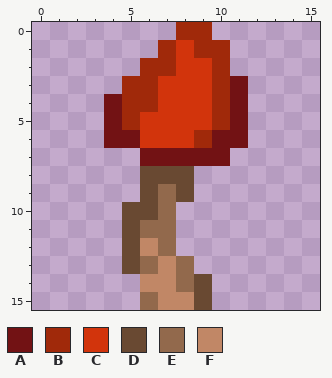
Two versions of one pixel-art sprite, data/base/gfx/game/tile/plant/shroom1.png. That is the earlier state.
The file is 16x16 pixels.
Palette (. is transparent): A #721214  B #a0290a  C #d2340c  D #694932  E #92694c  F #c18766
Pixels before, first column x 4:
 0 ....BB..
 1 ...BCBB.
 2 ..BBCCB.
 3 .BBCCCBA
 4 ABBCCCBA
 5 ABCCCCBA
 6 AACCCBAA
 7 ..AAAAA.
 8 ..DDD...
 9 ..DED...
10 .DDE....
11 .DEE....
12 .DFE....
13 .DEFE...
14 ..FFED..
15 ..EFFD..
Once edited:
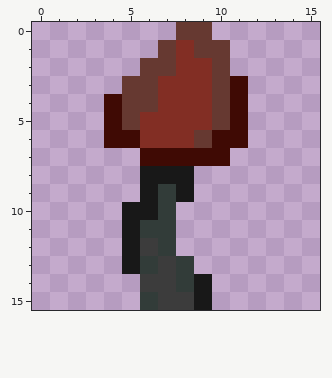
Message: Shrooms and lianas placed
Diff:
colour A: #721214 -> #3f0a04
colour B: #a0290a -> #663931
colour C: #d2340c -> #822e24
colour D: #694932 -> #181818
colour E: #92694c -> #323c39
colour F: #c18766 -> #3c3c3c
